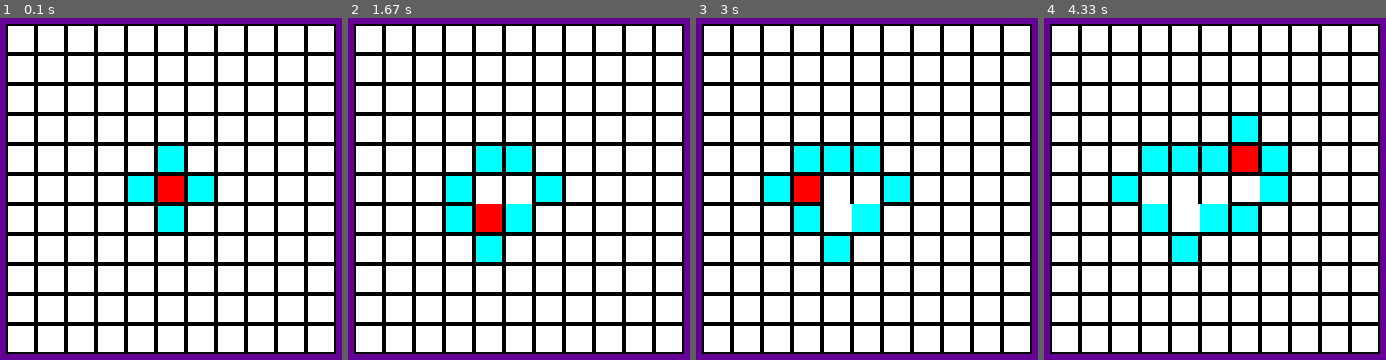
Above: before the commit, frames 1-4 (left to right).
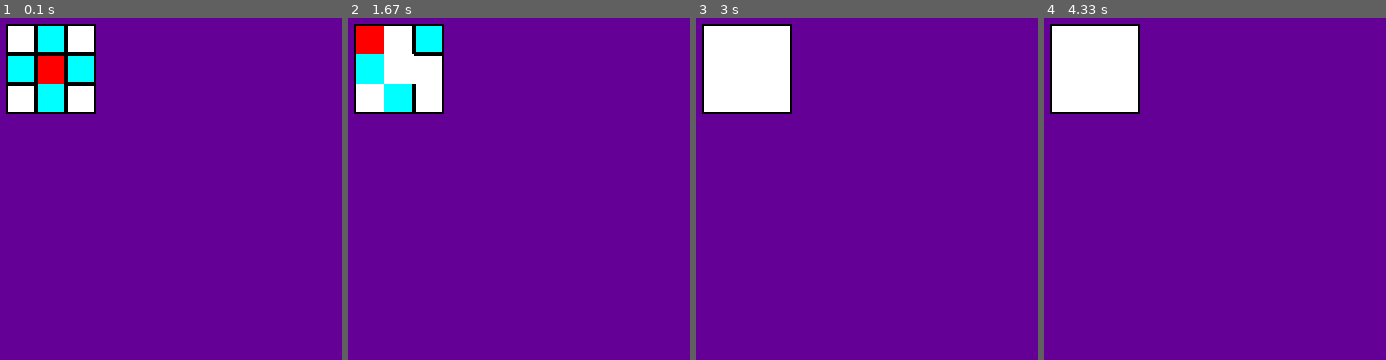
Above: after the commit, the same moments.

Repository: philip-dave/pygame-maze
Game: pygame game, started from maze.py
Same seed, same stepped clock (60 frames per second), same inputs: the game is played once before the commit and once after it.
Inputs:
- Up to frame 1 (0.1 s): no input
- Up to frame 2 (1.67 s): no input
- Up to frame 3 (3 s): no input
- Up to frame 4 (4.33 s): no input

The runs differ from the first frame. In frame 1, 89% of the frame differs, in the area x 1-99%, y 1-99%; in frame 2, 89%; in frame 3, 87%; in frame 4, 87%.

Commit message:
Trying new method of finding neighbours

Diff:
--- a/create_maze.py
+++ b/create_maze.py
@@ -34,7 +34,7 @@
         self.all_cells.draw(self.screen)
         pygame.display.update()
         pygame.display.flip()
-        sleep(0.8)
+        sleep(0.2)
 
     """
     Gets the new frontier from the current position
@@ -50,28 +50,28 @@
         top = [position[0]-1,position[1]]
         bottom = [position[0]+1,position[1]]
         used_neighbours = self.grid[position[0]][position[1]].used_neighbours
-        if left not in self.maze and left[1]>=0 and left not in self.frontier and left not in used_neighbours:
+        if left[1]>=0 and left not in self.frontier and left not in used_neighbours:
             self.grid[left[0]][left[1]].is_front = True
             self.frontier.append(left)
             neighbor_set.append(left)
         elif left[1]>=0 and left not in used_neighbours:
             #self.grid[left[1]][left[0]].is_front = True
             neighbor_set.append(left)
-        if right not in self.maze and right[1]<self.max and right not in self.frontier and  right not in used_neighbours:
+        if right[1]<self.max and right not in self.frontier and  right not in used_neighbours:
             self.grid[right[0]][right[1]].is_front = True
             self.frontier.append(right)
             neighbor_set.append(right)
         elif right[1]<self.max-1 and  right not in used_neighbours:
             #self.grid[right[1]][right[0]].is_front = True
             neighbor_set.append(right)
-        if top not in self.maze and top[0]>=0 and top not in self.frontier and top not in used_neighbours:
+        if top[0]>=0 and top not in self.frontier and top not in used_neighbours:
             self.grid[top[0]][top[1]].is_front = True
             self.frontier.append(top)
             neighbor_set.append(top)
         elif top[0]>=0 and top not in used_neighbours:
             #self.grid[top[1]][top[0]].is_front = True
             neighbor_set.append(top)
-        if bottom not in self.maze and bottom[0]!=self.max and bottom not in self.frontier and bottom not in used_neighbours:
+        if bottom[0]!=self.max and bottom not in self.frontier and bottom not in used_neighbours:
             self.grid[bottom[0]][bottom[1]].is_front = True
             self.frontier.append(bottom)
             neighbor_set.append(bottom)
@@ -82,6 +82,12 @@
 
 
     def get_random_neighbour(self,neighbours,cell):
+        maze_neigh = []
+        for neighbour in neighbours:
+            if neighbour in self.maze:
+                maze_neigh.append(neighbour)
+        if len(maze_neigh)>0:
+            return maze_neigh[randint(0,len(maze_neigh)-1)]
         return neighbours[randint(0,len(neighbours)-1)]
     """
     Removing walls from the random neighbour
@@ -105,33 +111,29 @@
 
 
     def create_maze(self):
-        position = [5,5]
-        self.maze.append([5,5])
+        position = [self.max//2,self.max//2]
 
         neighbours = self.get_new_frontier(position)
         while len(self.frontier)>0:
+
             cell = position
             self.grid[cell[0]][cell[1]].is_current = True
+            neighbour = self.get_random_neighbour(neighbours,cell)
+            self.maze.append(cell)
+            self.maze.append(neighbour)
+            if cell in self.frontier:
+                self.frontier.remove(cell)
+
+            self.frontier.remove(neighbour)
+            self.remove_walls(cell,neighbour)
+            self.grid[cell[0]][cell[1]].used_neighbours.append(neighbour)
+            self.grid[neighbour[0]][neighbour[1]].used_neighbours.append(cell)
+
             self.draw_borders()
-            if cell in self.frontier:
-
-                self.frontier.remove(cell)
-                self.maze.append(cell)
-            if len(neighbours)!=0:
-
-                neighbour = self.get_random_neighbour(neighbours,cell)
-                self.grid[cell[0]][cell[1]].used_neighbours.append(neighbour)
-                self.grid[neighbour[0]][neighbour[1]].used_neighbours.append(cell)
-                self.remove_walls(cell,neighbour)
-                self.maze.append(cell)
-
-
             self.grid[cell[0]][cell[1]].is_front = False
             self.grid[cell[0]][cell[1]].is_current = False
+            self.grid[neighbour[0]][neighbour[1]].is_front = False
             if len(self.frontier)>0:
                 position = self.frontier[randint(0,len(self.frontier)-1)]
-
                 neighbours = self.get_new_frontier(position)
-
-
         return self.grid
--- a/maze.py
+++ b/maze.py
@@ -5,7 +5,7 @@
 from create_maze import Maze
 start_x = 50
 start_y = 50
-grid_size = 11
+grid_size = 3
 pygame.init()
 
 
